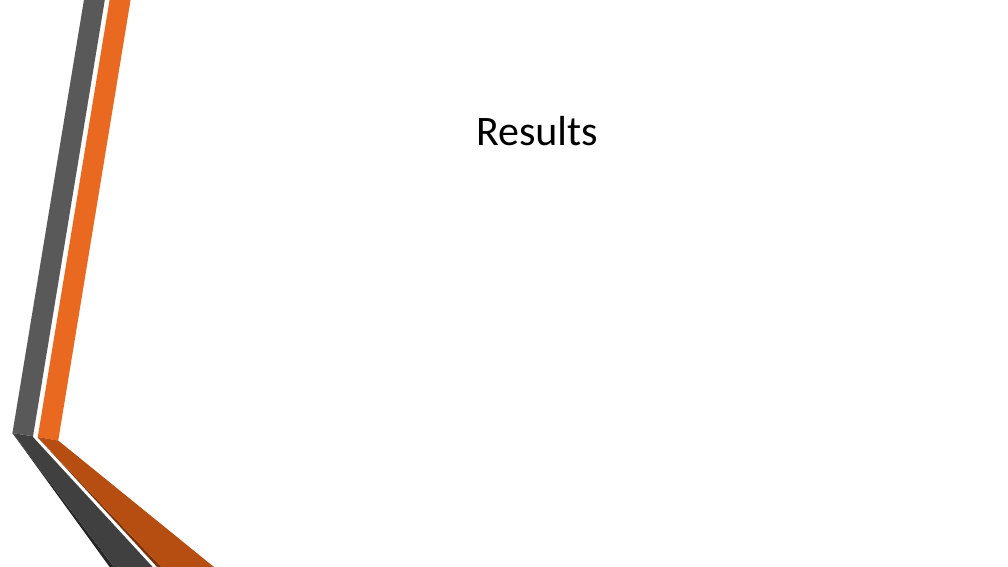
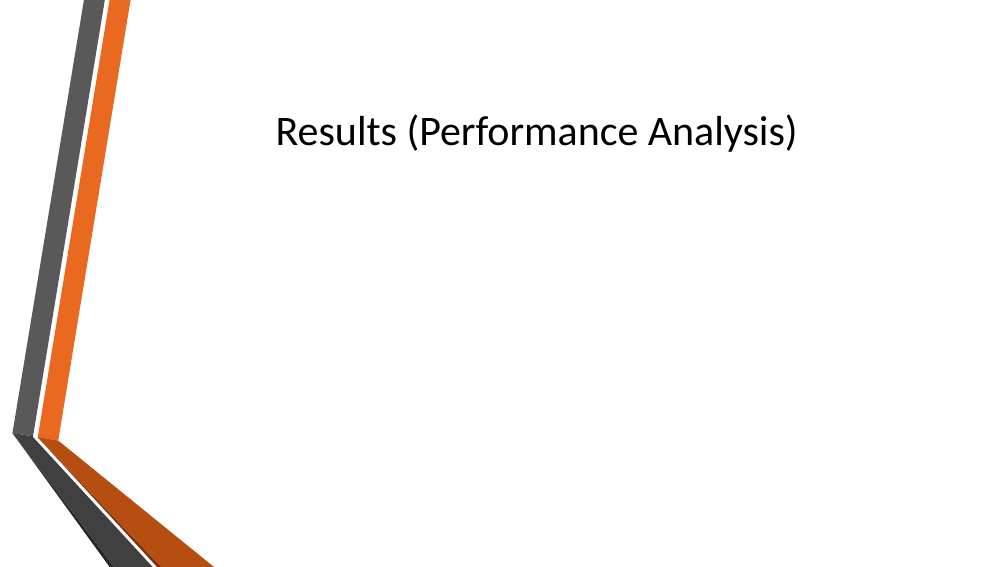
Before and after one commit to eweill/ConwayGameOfLife, a slide deck: slide 9 of presentation/ConwayGameOfLife.pptx (slide 7 before the commit). Drawn at 1008x567 pixels with LibreOffice and Linux fonts; fonts in the diff are those of the drawing; background and template pictures are left out. Boxes give left, top, right and bottom in pixels: in the first picture for what was removed or moved away, otherwise in the second. Text is boxed around its words. In the diff, an @@ line names an element or a change of style, - is before the commit and + after.

```diff
--- a/presentation/ConwayGameOfLife.pptx
+++ b/presentation/ConwayGameOfLife.pptx
@@ title at <box>276,114,798,152</box>: text changed @@
-Results
+Results (Performance Analysis)
```
Also in this commit, not shown: 2 other slides changed, 5 slides added, 3 slides removed, 6 other files.
